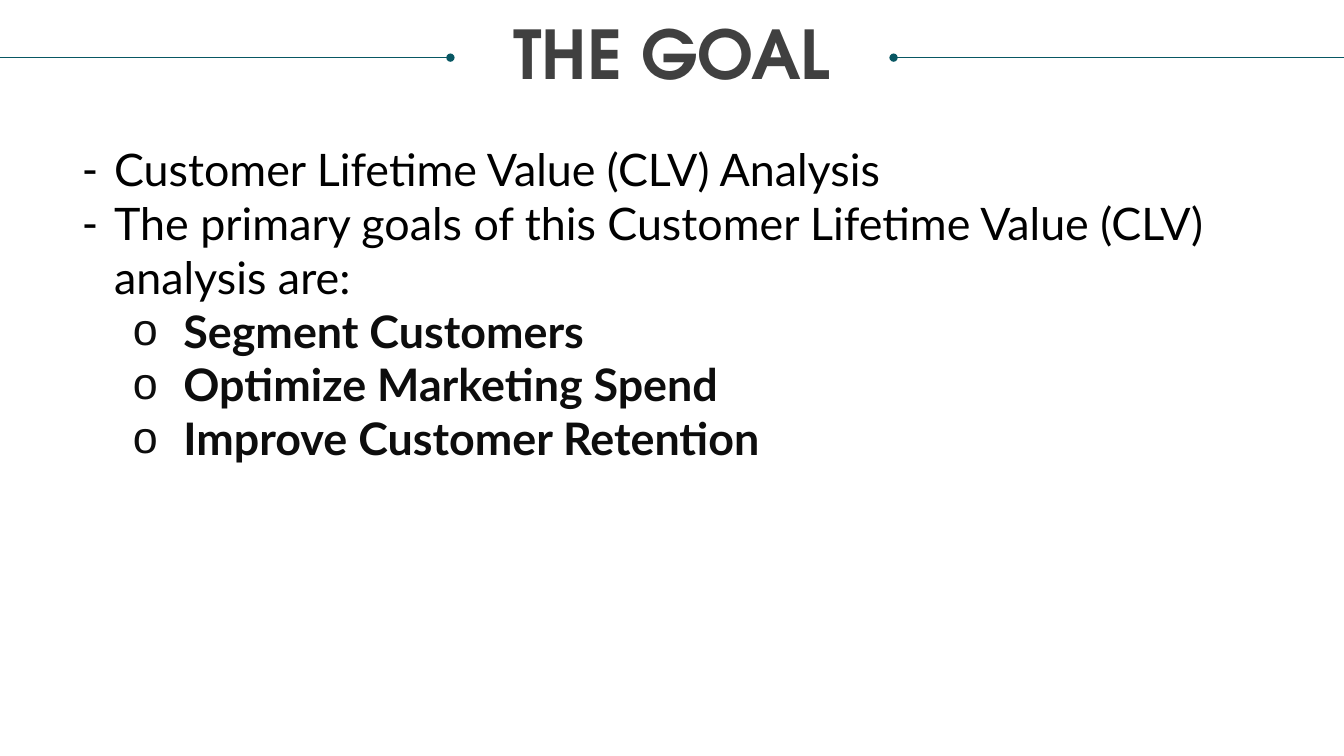
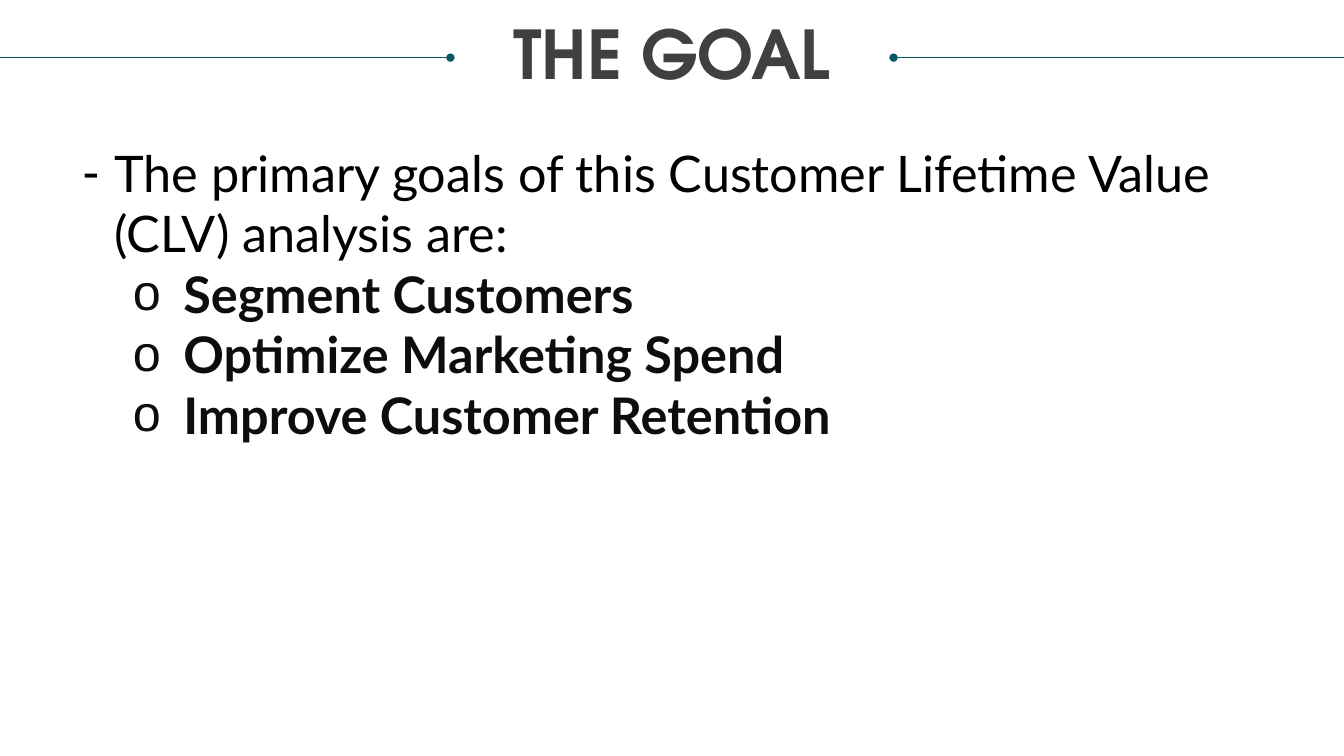
Before and after one commit to daniellaakpoguma/Data-Analsyt-Portfolio, a slide deck: slide 7 of CLV Analysis On Amazon Prime Users/Amazon Prime Users - CLV Analysis Presentation.pptx (slide 5 before the commit). Drawn at 1344x756 pixels with LibreOffice and Linux fonts; fonts in the diff are those of the drawing. Boxes give left, top, right and bottom in pixels: in the first picture for what was removed or moved away, otherwise in the second. Text is boxed around its words. In the diff, an @@ line names an element or a change of style, - is before the commit and + after.

```diff
--- a/CLV Analysis On Amazon Prime Users/Amazon Prime Users - CLV Analysis Presentation.pptx
+++ b/CLV Analysis On Amazon Prime Users/Amazon Prime Users - CLV Analysis Presentation.pptx
@@ text "The primary goals of this ..." at [114, 155, 1210, 443]: size 32 to 36 pt @@
@@ text at [114, 151, 880, 194]: paragraph removed @@
-– Customer Lifetime Value (CLV) Analysis
```
Also in this commit, not shown: 2 other slides changed, 2 slides added, 1 other file.
